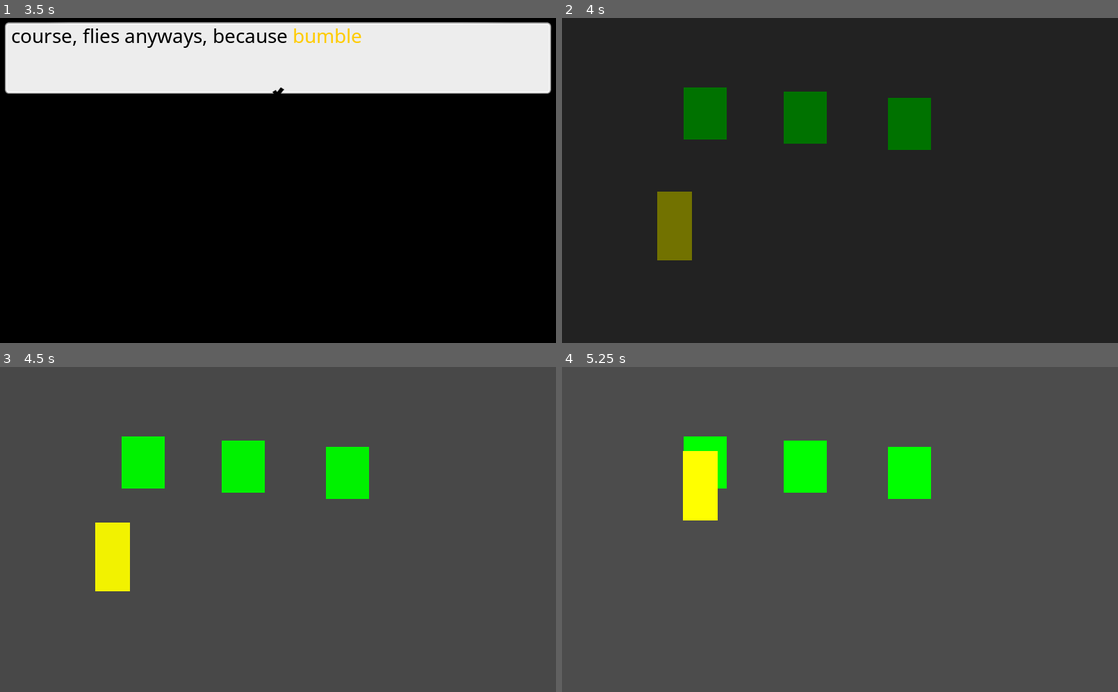
Above: before the commit, frames 1-4 (two rows, left to right).
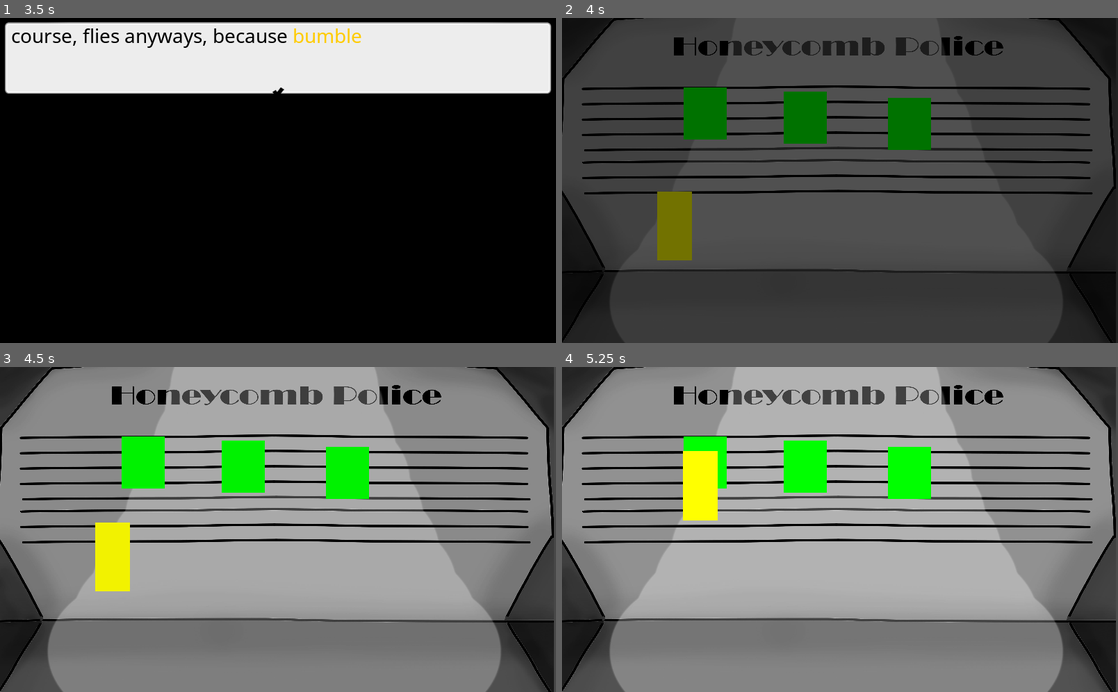
Above: after the commit, the same moments.

Repository: Jellonator/ya-like-jas
Game: Godot game, scene res://World/Level.tscn
Same seed, same stepped clock (60 frames per second), same inputs: the game is played once before the commit and once after it. Sound files missing from this copy of the repository are replaced by a short silence.
Inputs (mouse positions are in pixels of both pictures, inside the frame that each line leads up to):
- Up to frame 1 (3.5 s): move the mouse to (144, 112) at 0.52 s; press the mouse at (144, 112) at 0.53 s; tap Enter at 1.25 s; move the mouse to (244, 118) at 1.27 s; release the mouse at (244, 118) at 1.28 s; click (244, 118) at 1.35 s; move the mouse to (344, 125) at 2.02 s; press the mouse at (344, 125) at 2.03 s; move the mouse to (250, 245) at 2.77 s; release the mouse at (250, 245) at 2.78 s; click (250, 245) at 2.85 s
- Up to frame 2 (4 s): move the mouse to (1006, 229) at 3.52 s; press the mouse at (1006, 229) at 3.53 s
- Up to frame 3 (4.5 s): move the mouse to (111, 480) at 4.27 s; release the mouse at (111, 480) at 4.28 s; click (111, 480) at 4.35 s
- Up to frame 4 (5.25 s): move the mouse to (867, 529) at 5.02 s; press the mouse at (867, 529) at 5.03 s

Frame 1 is identical in both runs. In frame 2, 69% of the frame differs, in the area x 0-100%, y 0-100%; in frame 3, 87%; in frame 4, 89%.

Commit message:
Background in
All the characters can actually stay where they are cause if the bees are flying they wont be walking around on the ground

Diff:
--- a/World/Level.tscn
+++ b/World/Level.tscn
@@ -1,9 +1,10 @@
-[gd_scene load_steps=6 format=2]
+[gd_scene load_steps=7 format=2]
 
 [ext_resource path="res://World/Level.gd" type="Script" id=1]
 [ext_resource path="res://Object/Interact/TestNPC.tscn" type="PackedScene" id=2]
 [ext_resource path="res://Object/Player/Player.tscn" type="PackedScene" id=3]
 [ext_resource path="res://Assets/8-bit Detective.wav" type="AudioStream" id=4]
+[ext_resource path="res://Assets/LineupBW.jpg" type="Texture" id=5]
 
 [sub_resource type="NavigationPolygon" id=1]
 vertices = PoolVector2Array( 108, 500, 124, 156, 852, 180, 880, 512 )
@@ -12,6 +13,11 @@
 
 [node name="Level" type="Navigation2D"]
 script = ExtResource( 1 )
+
+[node name="LineupBW" type="Sprite" parent="."]
+position = Vector2( 505.261, 293.174 )
+scale = Vector2( 0.312074, 0.248445 )
+texture = ExtResource( 5 )
 
 [node name="Initialize" parent="." instance=ExtResource( 2 )]
 visible = false
Not shown, added: Assets/BuzzLong.wav.import
Not shown, added: Assets/BuzzMedium.wav.import
Not shown, added: Assets/BuzzShort.wav.import
Not shown, added: Assets/LineUpColor.jpg.import
Not shown, added: Assets/LineupBW.jpg.import
